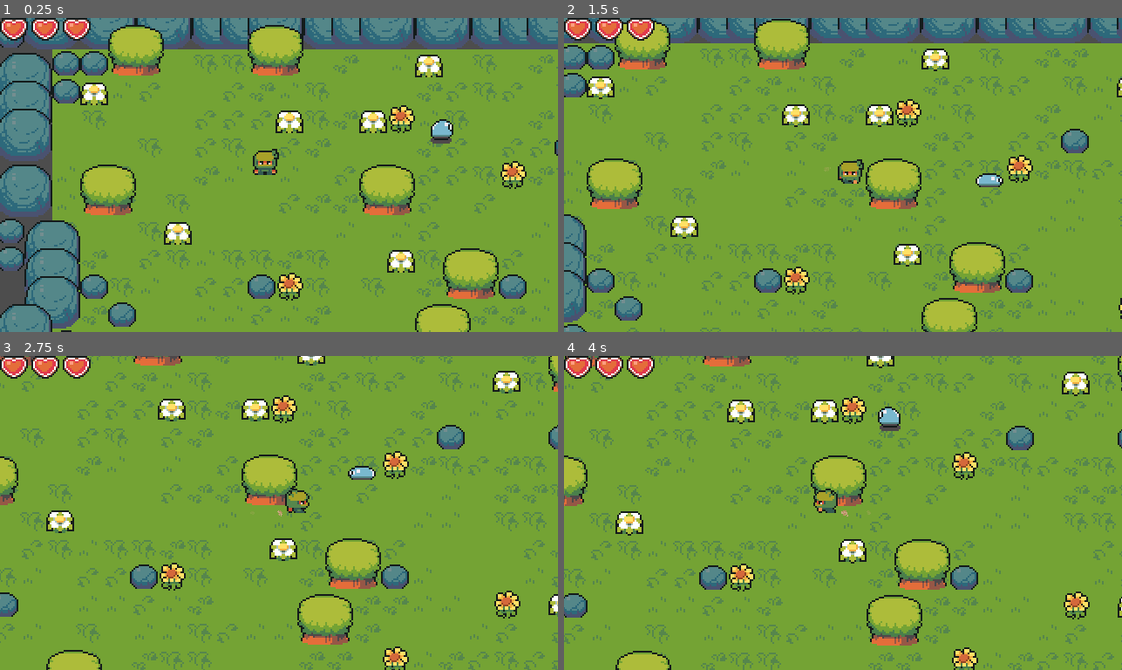
Above: before the commit, frames 1-4 (two rows, left to right).
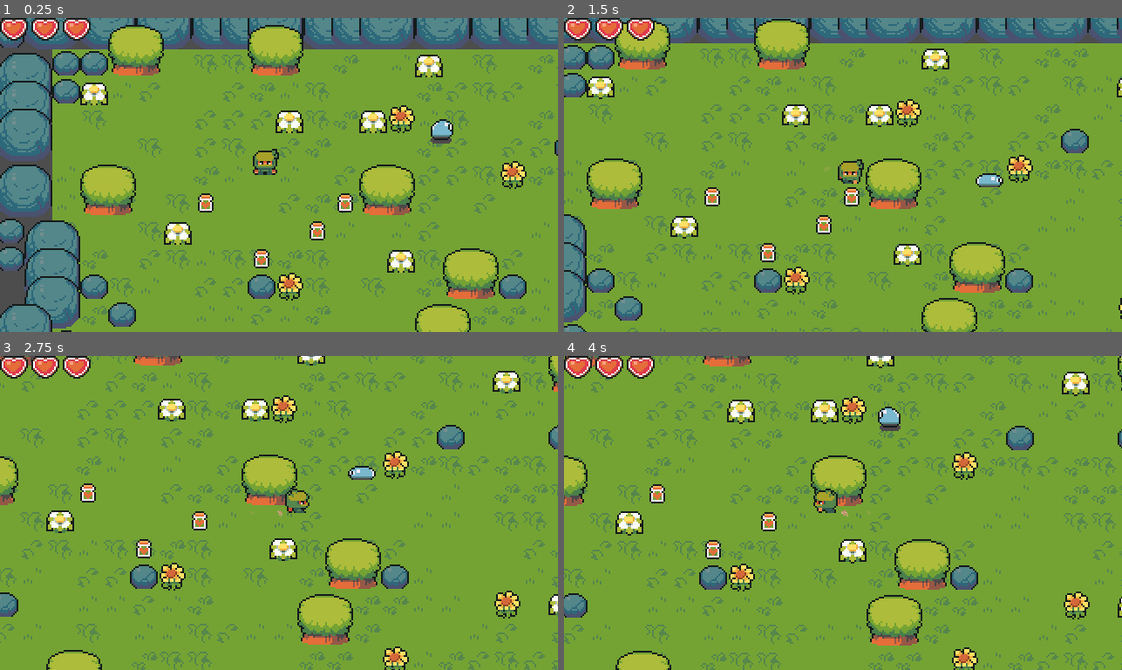
Above: after the commit, the same moments.

Repository: vladprizma/godot-tutorial-ninja-game
Game: Godot game, scene res://scenes/world/world.tscn
Same seed, same stepped clock (60 frames per second), same inputs: the game is played once before the commit and once after it.
Inputs:
- Up to frame 1 (0.25 s): no input
- Up to frame 2 (1.5 s): hold Right (ui_right) 0.53-1.28 s; hold Shift 0.53-1.28 s; hold Down (ui_down) from 1.28 s (still down); tap Shift at 1.35 s
- Up to frame 3 (2.75 s): release Down (ui_down) at 2.03 s; hold Right (ui_right) from 2.03 s (still down); hold Shift from 2.03 s (still down)
- Up to frame 4 (4 s): release Right (ui_right) at 2.78 s; release Shift at 2.78 s; hold Up (ui_up) 2.78-3.53 s; tap Shift at 2.85 s; hold Left (ui_left) from 3.53 s (still down); hold Shift from 3.53 s (still down)

The runs differ from the first frame. In frame 1, 0.5% of the frame differs, in the area x 35-64%, y 55-80%; in frame 2, 0.5%; in frame 3, 0.4%; in frame 4, 0.4%.

Commit message:
[*] collect logic - Добавлена логика для сбора предметов.

Diff:
--- /dev/null
+++ b/scenes/collectables/Collectables.gd
@@ -0,0 +1,4 @@
+extends Area2D
+
+func collect() -> void:
+	queue_free()
--- /dev/null
+++ b/scenes/collectables/collectables.tscn
@@ -0,0 +1,14 @@
+[gd_scene load_steps=3 format=3 uid="uid://ed11hri1ojc4"]
+
+[ext_resource type="Script" path="res://scenes/collectables/Collectables.gd" id="1_472bg"]
+
+[sub_resource type="RectangleShape2D" id="RectangleShape2D_7bykq"]
+resource_local_to_scene = true
+
+[node name="Collectables" type="Area2D"]
+script = ExtResource("1_472bg")
+
+[node name="CollisionShape2D" type="CollisionShape2D" parent="."]
+shape = SubResource("RectangleShape2D_7bykq")
+
+[node name="Sprite2D" type="Sprite2D" parent="."]
--- /dev/null
+++ b/scenes/collectables/life_pot.tscn
@@ -0,0 +1,16 @@
+[gd_scene load_steps=4 format=3 uid="uid://b46op7owgwi1t"]
+
+[ext_resource type="PackedScene" uid="uid://ed11hri1ojc4" path="res://scenes/collectables/collectables.tscn" id="1_pjx8r"]
+[ext_resource type="Texture2D" uid="uid://cgtw3wggvi6k4" path="res://resources/collectables/LifePot.png" id="2_clq5s"]
+
+[sub_resource type="RectangleShape2D" id="RectangleShape2D_xx412"]
+resource_local_to_scene = true
+size = Vector2(8, 10)
+
+[node name="LifePot" instance=ExtResource("1_pjx8r")]
+
+[node name="CollisionShape2D" parent="." index="0"]
+shape = SubResource("RectangleShape2D_xx412")
+
+[node name="Sprite2D" parent="." index="1"]
+texture = ExtResource("2_clq5s")
--- a/scenes/player/player.gd
+++ b/scenes/player/player.gd
@@ -96,3 +96,7 @@
 	var knockbackDirection = (enemyVelocity - velocity).normalized() * knockbackPower
 	velocity = knockbackDirection
 	move_and_slide()
+
+func _on_hurt_box_area_entered(area: Area2D) -> void:
+	if area.has_method("collect"):
+		area.collect()
--- a/scenes/world/world.tscn
+++ b/scenes/world/world.tscn
@@ -1,10 +1,11 @@
-[gd_scene load_steps=13 format=3 uid="uid://boebcl8eorcjw"]
+[gd_scene load_steps=15 format=3 uid="uid://boebcl8eorcjw"]
 
 [ext_resource type="Script" path="res://scenes/world/world.gd" id="1_e3pig"]
 [ext_resource type="PackedScene" uid="uid://c2lr7bbmgw74l" path="res://scenes/player/player.tscn" id="1_kpk77"]
 [ext_resource type="Texture2D" uid="uid://cmlb7d1u2alet" path="res://resources/world/TilesetNature.png" id="2_4mvmj"]
 [ext_resource type="Texture2D" uid="uid://bujk7856w07f8" path="res://resources/world/TilesetFloor.png" id="2_y2ylh"]
 [ext_resource type="Texture2D" uid="uid://doinhc4fi7r07" path="res://resources/world/AnimatedFlower.png" id="3_r1nn3"]
+[ext_resource type="PackedScene" uid="uid://b46op7owgwi1t" path="res://scenes/collectables/life_pot.tscn" id="5_atnbr"]
 [ext_resource type="Script" path="res://scenes/world/FollowCam.gd" id="5_dlqg0"]
 [ext_resource type="PackedScene" uid="uid://ijxwpqdjrqhp" path="res://scenes/enemies/slime.tscn" id="6_h0hpk"]
 [ext_resource type="PackedScene" uid="uid://bjyj3y1iq5jvd" path="res://scenes/hud/hearts_container.tscn" id="7_tpxrs"]
@@ -2596,6 +2597,10 @@
 0:0/0/physics_layer_0/linear_velocity = Vector2(0, 0)
 0:0/0/physics_layer_0/angular_velocity = 0.0
 
+[sub_resource type="TileSetScenesCollectionSource" id="TileSetScenesCollectionSource_hneht"]
+resource_name = "Collectables"
+scenes/1/scene = ExtResource("5_atnbr")
+
 [sub_resource type="TileSet" id="TileSet_cpwjp"]
 physics_layer_0/collision_layer = 3
 physics_layer_0/collision_mask = 3
@@ -2605,6 +2610,7 @@
 sources/0 = SubResource("TileSetAtlasSource_7u0af")
 sources/1 = SubResource("TileSetAtlasSource_c7ghj")
 sources/2 = SubResource("TileSetAtlasSource_ruc8i")
+sources/3 = SubResource("TileSetScenesCollectionSource_hneht")
 
 [node name="World" type="Node2D"]
 y_sort_enabled = true
@@ -2629,6 +2635,8 @@
 layer_3/y_sort_enabled = true
 layer_3/z_index = 1
 layer_3/tile_data = PackedInt32Array(-1, 1, 12, 262142, 1, 12, 131070, 1, 12, 196606, 1, 12, 393214, 1, 12, 524287, 1,  …(1518 unchanged characters)…
+layer_4/name = "collectables"
+layer_4/tile_data = PackedInt32Array(327685, 3, 65536, 327690, 3, 65536, 393225, 3, 65536, 458759, 3, 65536)
 
 [node name="Player" parent="." instance=ExtResource("1_kpk77")]
 position = Vector2(120, 72)
Binary file added: resources/collectables/LifePot.png
Not shown, added: resources/collectables/LifePot.png.import
